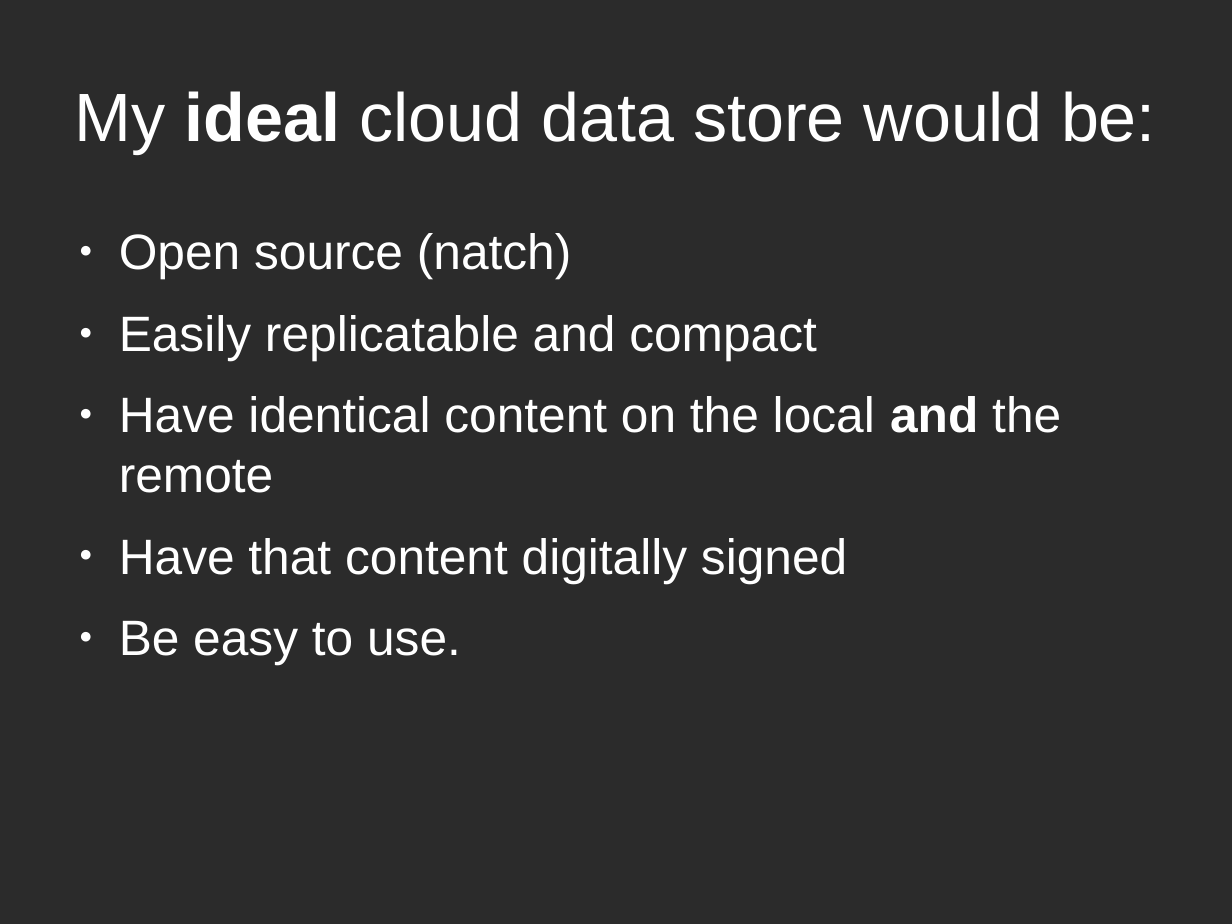
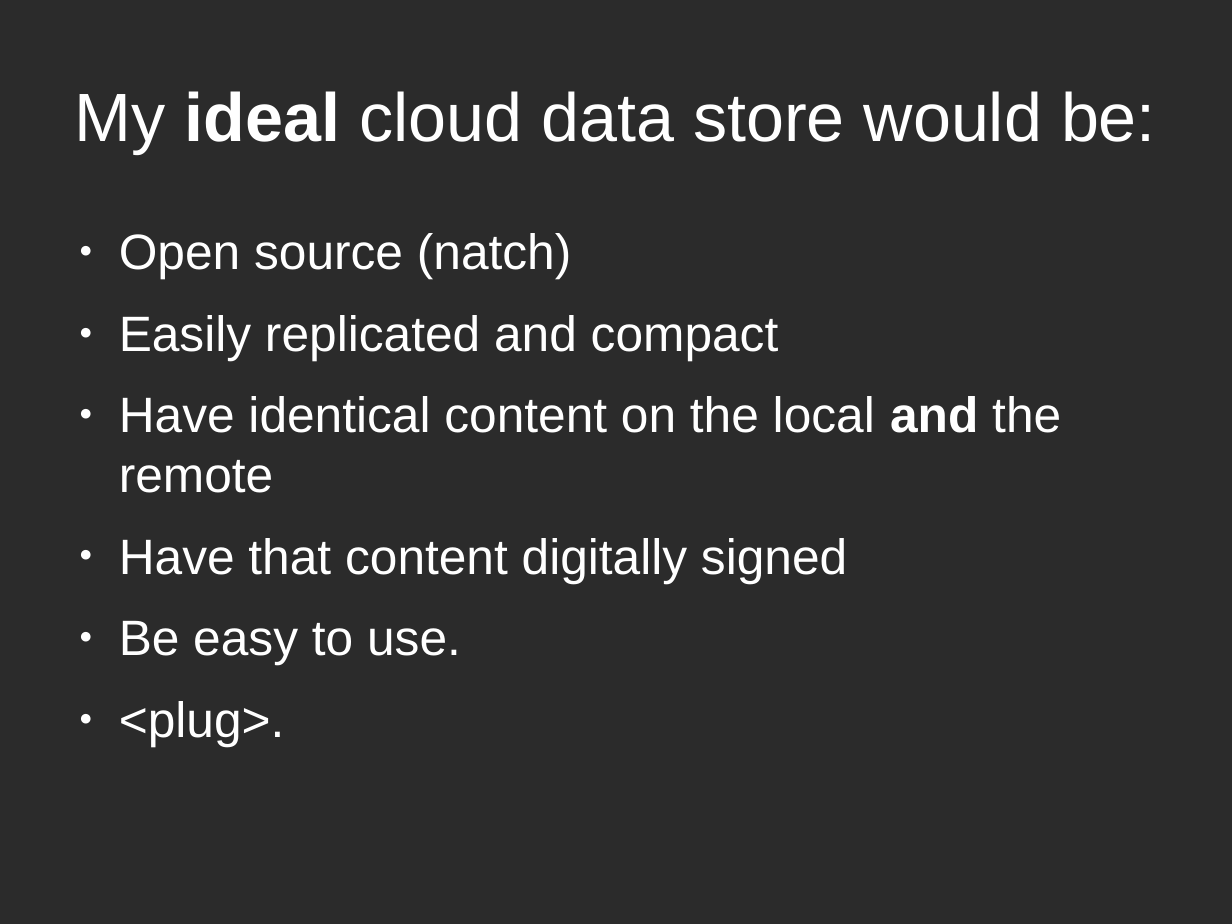
Before and after one commit to ruebot/SuperConference-2011---Cloud-computing, a slide deck: slide 15 of sc-2011-local-clouds.odp. Drawn at 1232x924 pixels with LibreOffice and Linux fonts; fonts in the diff are those of the drawing; background and template pictures are left out; a plain dark background stands for a picture behind light text. Boxes give left, top, right and bottom in pixels: in the first picture for what was removed or moved away, otherwise in the second. Text is boxed around its words. In the diff, an @@ line names an element or a change of style, - is before the commit and + after.

Commit message:
Our own fluffy local cloud.

```diff
--- a/sc-2011-local-clouds.odp
+++ b/sc-2011-local-clouds.odp
@@ text at bbox=[119, 315, 779, 360]: text changed @@
-● Easily replicatable and compact
+● Easily replicated and compact
@@ text at bbox=[119, 701, 285, 746]: paragraph added @@
+● <plug>.
```
Also in this commit, not shown: 1 other slide changed, 1 slide added.
